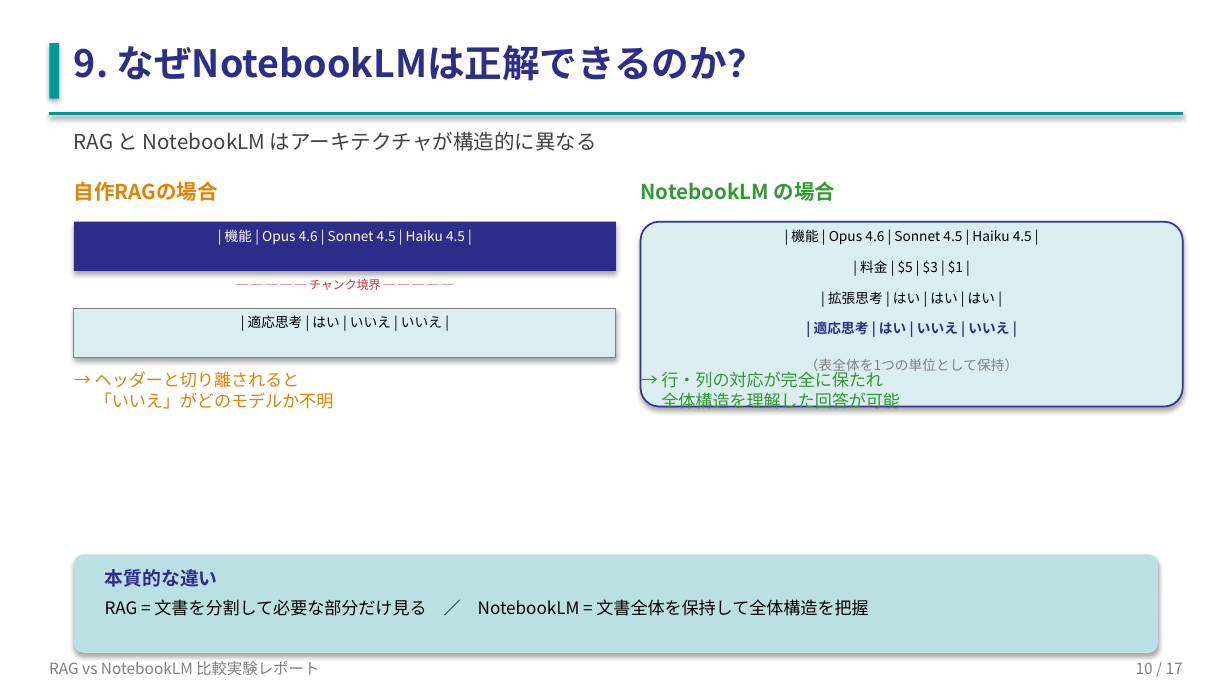
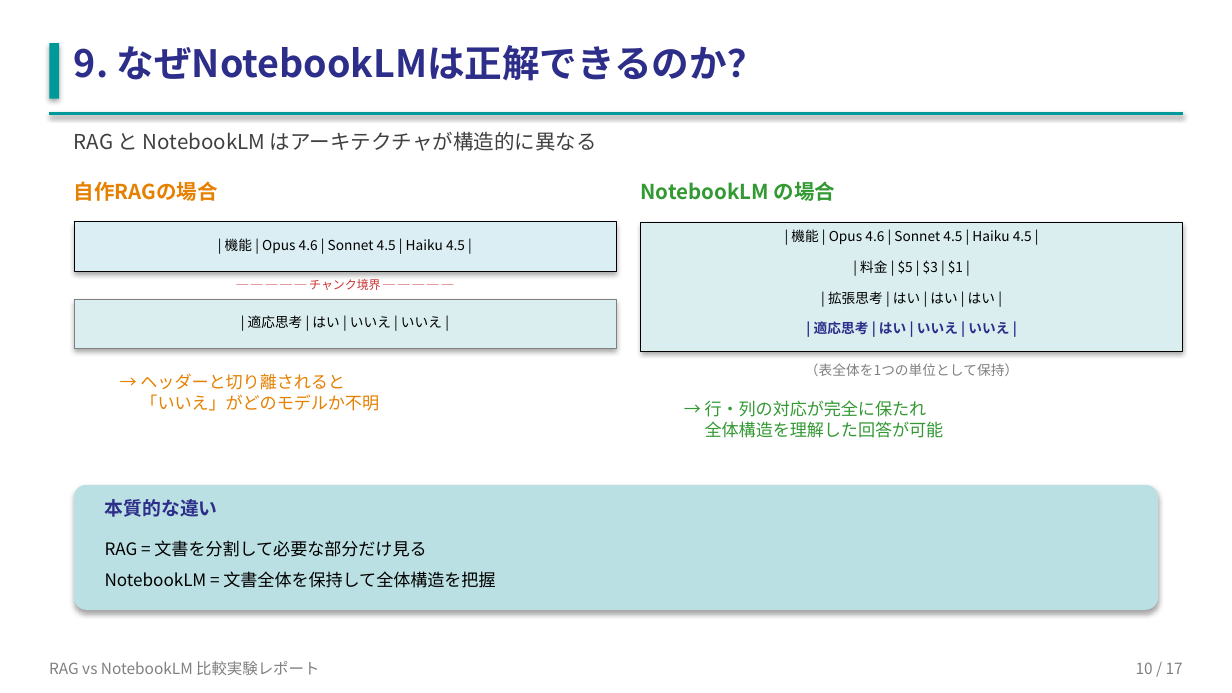
Before and after one commit to shogonakamura1/rag-comparison, a slide deck: slide 10 of RAG_vs_NotebookLM_report.pptx. Drawn at 1232x693 pixels with LibreOffice and Linux fonts; fonts in the diff are those of the drawing. Boxes give left, top, right and bottom in pixels: in the first picture for what was removed or moved away, otherwise in the second. Text is boxed around its words. In the diff, an @@ line names an element or a change of style, - is before the commit and + after.

```diff
--- a/RAG_vs_NotebookLM_report.pptx
+++ b/RAG_vs_NotebookLM_report.pptx
@@ text "| 機能 | Opus 4.6 ...": place and size @@
-text "| 機能 | Opus 4.6 ..." at box(225, 229, 465, 244)
+text "| 機能 | Opus 4.6 ..." at box(225, 238, 465, 253)
@@ text "| 機能 | Opus 4.6 ..." at box(225, 238, 465, 253): text colour #FFFFFF to #000000 @@
@@ rectangle at box(74, 222, 616, 271): fill #2D2D8A to #DBEEF4; outline none to #000000 0.25 pt @@
@@ rectangle: place and size @@
-rectangle at box(641, 222, 1183, 407)
+rectangle at box(641, 222, 1183, 351)
@@ rectangle at box(641, 222, 1183, 351): rounded rectangle to rectangle; outline #333399 1 pt to #000000 0.25 pt @@
@@ rectangle: place and size @@
-rectangle at box(74, 308, 616, 357)
+rectangle at box(74, 299, 616, 349)
@@ rectangle at box(74, 299, 616, 349): outline #808080 0.5 pt to #808080 0.25 pt @@
@@ text "→ ヘッダーと切り離されると 「いいえ」がどのモデルか不明": place and size @@
-text "→ ヘッダーと切り離されると 「いいえ」がどのモデルか不明" at box(95, 371, 334, 409)
+text "→ ヘッダーと切り離されると 「いいえ」がどのモデルか不明" at box(140, 373, 379, 411)
@@ text "（表全体を1つの単位として保持）" rewrapped from box(805, 358, 1018, 375) to box(805, 363, 1018, 376) @@
@@ text "→ 行・列の対応が完全に保たれ 全体構造を理解した回答が可能": place and size @@
-text "→ 行・列の対応が完全に保たれ 全体構造を理解した回答が可能" at box(661, 369, 900, 409)
+text "→ 行・列の対応が完全に保たれ 全体構造を理解した回答が可能" at box(705, 400, 944, 438)
@@ rounded rectangle: place and size @@
-rounded rectangle at box(74, 554, 1158, 653)
+rounded rectangle at box(74, 485, 1158, 610)
@@ text "本質的な違い": place and size @@
-text "本質的な違い" at box(105, 569, 218, 587)
+text "本質的な違い" at box(105, 499, 218, 517)
@@ text at box(105, 540, 495, 588): text changed @@
-RAG = 文書を分割して必要な部分だけ見る ／ NotebookLM = 文書全体を保持して全体構造を把握
+RAG = 文書を分割して必要な部分だけ見る
+NotebookLM = 文書全体を保持して全体構造を把握
```
Also in this commit, not shown: 13 other slides changed, 5 other files.
